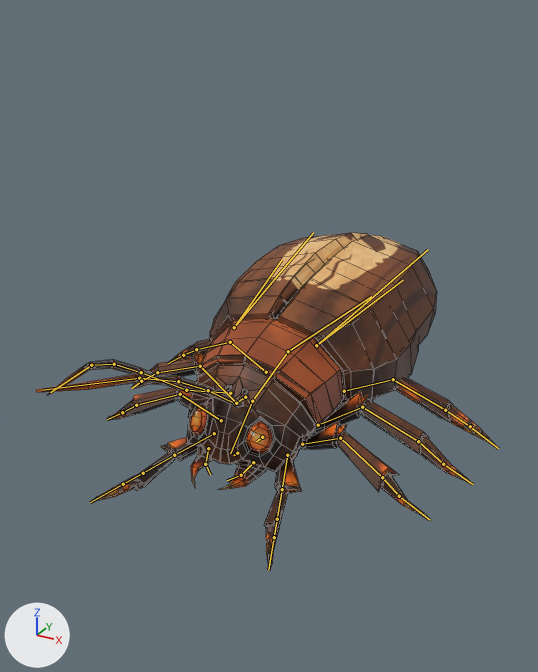
An edit to the Blender file Assets/Blender/Cockroach_Enemy_NEW.blend, drawn before and after from the same camera.
Both versions are drawn from a 50 mm lens placed at (0.444, -0.786, 0.573), pointed at (-0.022, 0.061, 0.149). The axes (+X, +Y, +Z) are drawn at lower left. The lights are the same throughout. The first picture is the older version. Both versions are drawn at frame 10 of the action 'Cockroach_Appear'; the numbers are the values there. The bones that change, and the others that lie on the model, are drawn over the model as lines. Mesh edges are drawn as thin lines.

Objects in the first picture: 'Cockroach_Smol', 'Cockroach_Smol_2', 'Cockroach_Smol_3'.
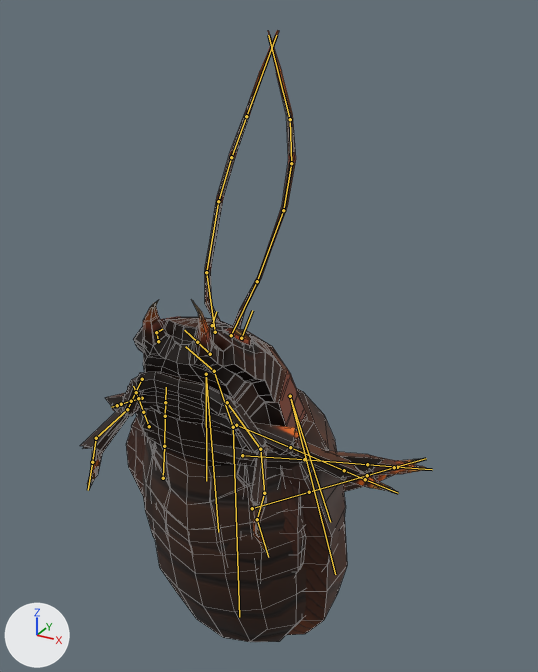
What the commit changed:
Bone 'Root' (bone_root) moves from (0.0, 0.0, 0.0) to (0.0, 0.0, 0.019).
Bone 'Spine' (bone_spine) moves from (0.0, -0.003, -0.084) to (0.0, -0.083, -0.004).
Bone 'Spine' (bone_spine) turns from (8, 0, 0) to (-77, 0, 0) degrees about its own x, y and z.

Boxes [x1, y1, x2, y2] around the edits, measured in the pictures (538 x 672 px):
'Cockroach_Smol_2', posed
    before: [134, 233, 437, 527]
    after: [83, 315, 347, 642]
'Cockroach_Smol', posed (24% narrower, 82% taller)
    before: [36, 268, 499, 570]
    after: [80, 31, 432, 581]
'Cockroach_Smol_3', posed
    before: [36, 319, 471, 521]
    after: [95, 30, 423, 572]
bone 'Spine', root to tip
    before: (252, 401) to (288, 351)
    after: (214, 371) to (233, 427)
